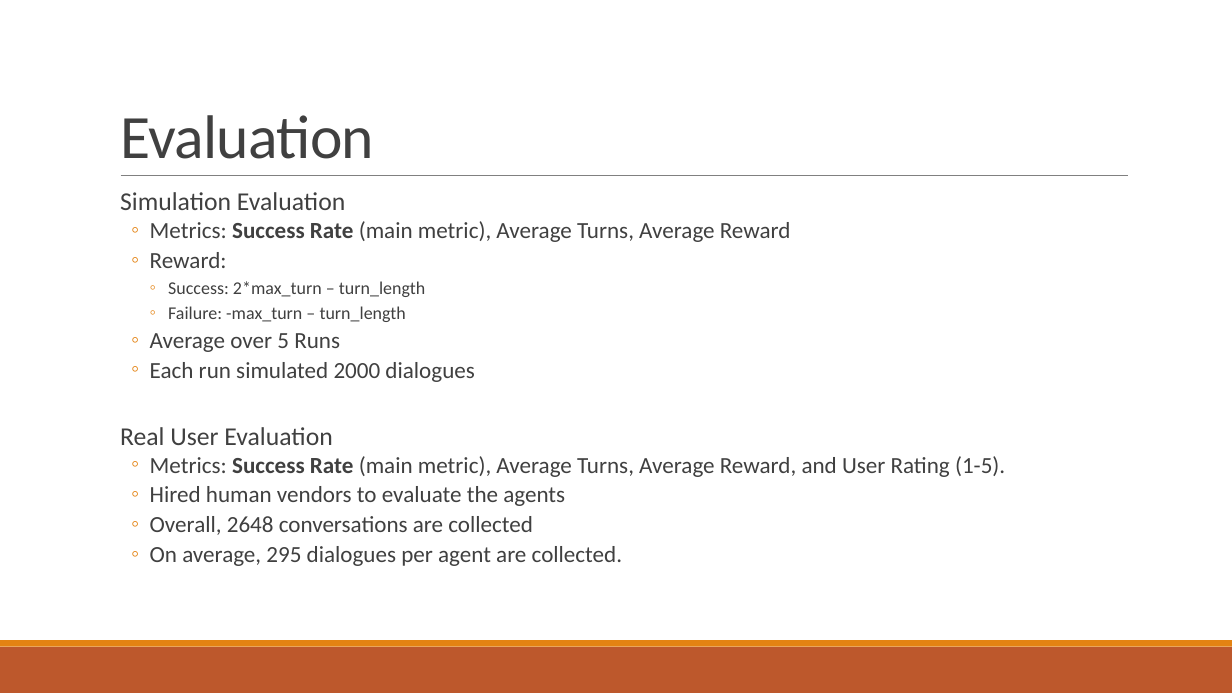
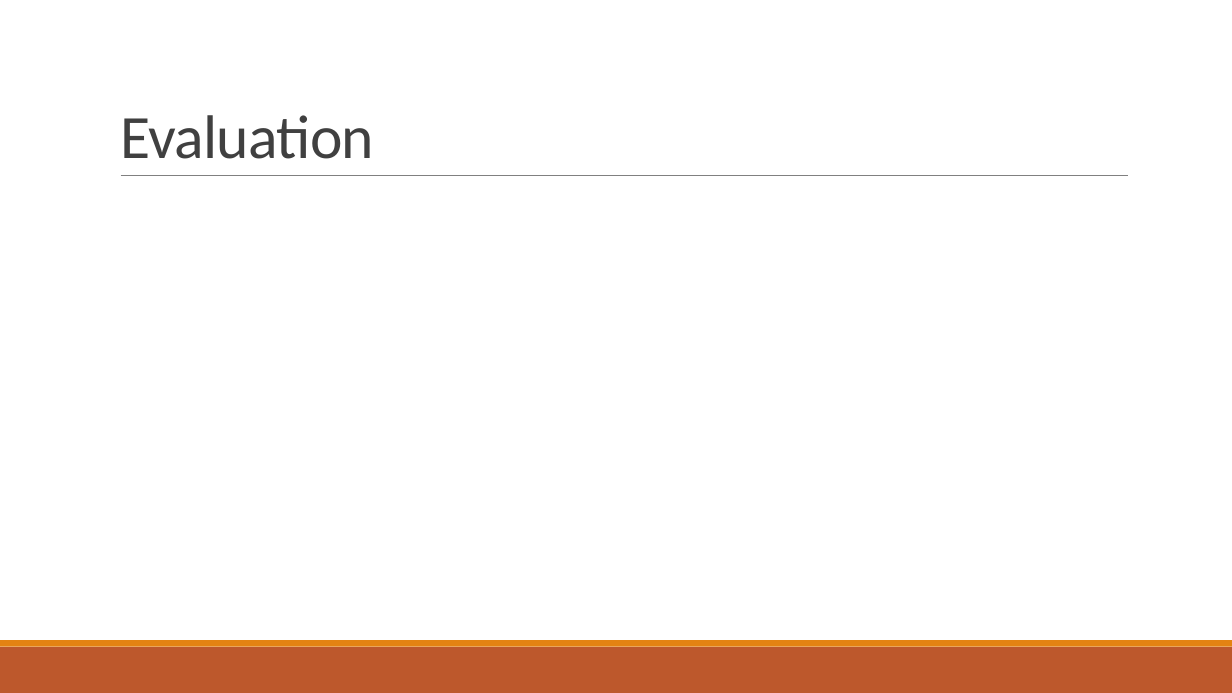
Before and after one commit to xiul-msr/e2e_dialog_challenge, a slide deck: slide 9 of slides/MS_dialog_challenge_result_outlook_sungjin.pptx. Drawn at 1232x693 pixels with LibreOffice and Linux fonts; fonts in the diff are those of the drawing; grey boxes stand for pictures. Boxes give left, top, right and bottom in pixels: in the first picture for what was removed or moved away, otherwise in the second. Text is boxed around its words. In the diff, an @@ line names an element or a change of style, - is before the commit and + after.

```diff
--- a/slides/MS_dialog_challenge_result_outlook_sungjin.pptx
+++ b/slides/MS_dialog_challenge_result_outlook_sungjin.pptx
@@ text removed at bbox=[120, 192, 1005, 566] @@
-  Simulation Evaluation
-  ◦ Metrics: Success Rate (main metric), Average Turns, Average Reward
-  ◦ Reward:
-    ◦ Success: 2*max_turn – turn_length
-    ◦ Failure: -max_turn – turn_length
-  ◦ Average over 5 Runs
-  ◦ Each run simulated 2000 dialogues
-  Real User Evaluation
-  ◦ Metrics: Success Rate (main metric), Average Turns, Average Reward, and User Rating (1-5).
-  ◦ Hired human vendors to evaluate the agents
-  ◦ Overall, 2648 conversations are collected
-  ◦ On average, 295 dialogues per agent are collected.
```
Also in this commit, not shown: 6 other slides changed.
